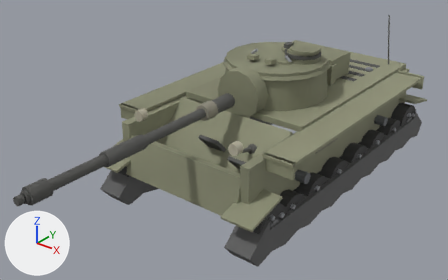
The glTF model client/assets/models/m26.glb as it was, and as the next commit left it.
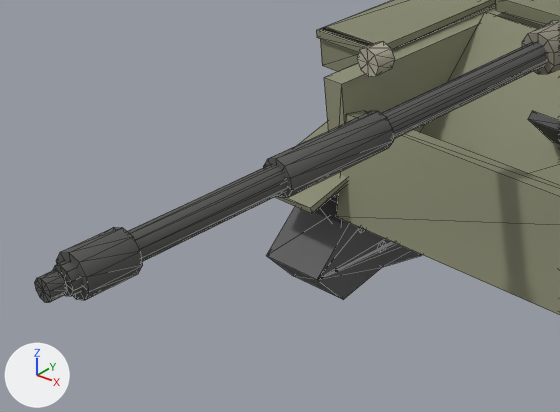
The first picture shows the older version from a camera (50 mm lens) standing at (6.77, -10.39, 6.66) and looking at (-0.14, -1.74, 1.31). The close-ups show the older and then the newer version on the part from 0% to 47% of the width and 33% to 88% of the height of that picture. Only the edits that show in the close-ups are written down. The lights are fixed; the arrows at lower left show +X, +Y and +Z. The close-ups show mesh edges as thin lines. Where no turn or scale is listed for an object, it has been applied to the vertices.

Names of what the first close-up shows: 'barrel', 'glacis', 'hullSide', 'hullTop', 'lowerPlate', 'tracks' and 1 more.
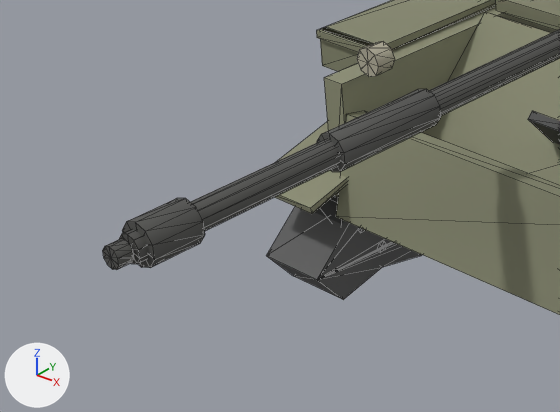
Patch to the scene script:
```diff
--- a/client/assets/models/m26.glb.py
+++ b/client/assets/models/m26.glb.py
@@ ob_barrel @@
 ob_barrel = bpy.data.objects.new('barrel', me_mesh_27)
-ob_barrel.location = (0.0, -1.8, 2.195)
+ob_barrel.location = (0.0, -1.38, 2.195)
```

Pixel boxes [x1, y1, x2, y2] of what changed, in the close-ups (560 x 412 px):
'barrel', moved: before [34, 21, 560, 302]; after [102, 29, 560, 270]
